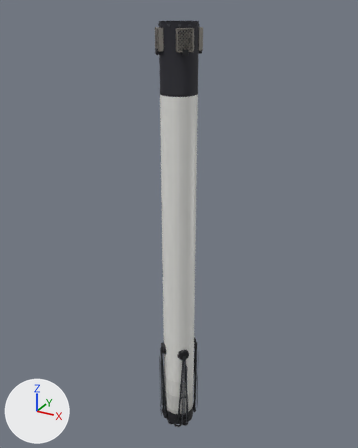
Renders of the glTF model assets/rockets/heron-9/booster.hi.glb from each side of a commit.
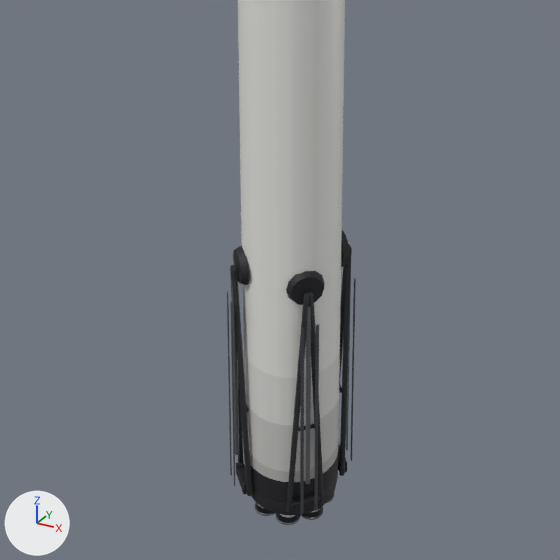
Old and new are each drawn whole from a 50 mm lens placed at (23.6, -42.9, 48.7), pointed at (-0.6, 1.2, 26.7) and again close up on the part from 25% to 73% of the width and 60% to 98% of the height. Arrows for +X, +Y and +Z are at lower left; the lights stay in place. The older version's two pictures come first. Where no turn or scale is listed for an object, it has been applied to the vertices. Vertices at exactly the same position are counted once.

The first close-up shows 'booster.dark', 'booster.hull', 'leg_0.dark', 'leg_0.metal', 'leg_1.dark', 'leg_1.metal', 'leg_3.dark', 'leg_3.metal' and 2 more.
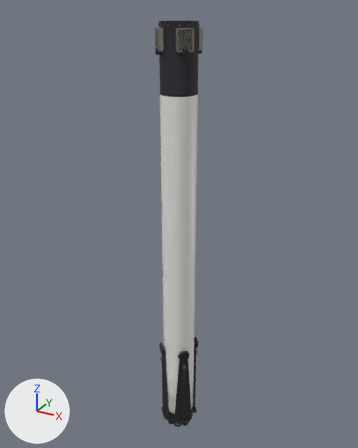
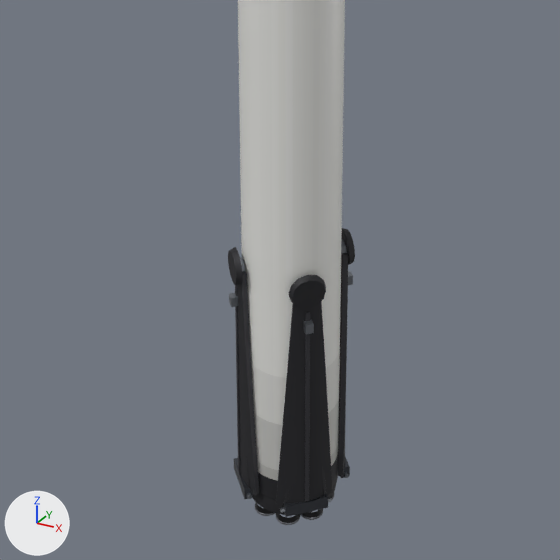
Boxes [x1, y1, x2, y2] around the edits, measured in the close-ups (560 x 560 px; the box of a moved part takes in the faces that stretch with it):
'leg_0.dark', reshaped, moved, rescaled (43% wider)
    before: [286, 271, 325, 515]
    after: [276, 275, 332, 505]
'leg_1.dark', reshaped, moved, rescaled (39% wider)
    before: [230, 245, 252, 496]
    after: [228, 247, 259, 496]
'leg_0.metal', reshaped, moved, rescaled
    before: [300, 307, 319, 514]
    after: [280, 319, 331, 517]
'leg_3.dark', reshaped, moved, rescaled
    before: [338, 230, 352, 476]
    after: [338, 228, 355, 477]
'leg_1.metal', reshaped, moved, rescaled (92% wider, 17% taller)
    before: [227, 279, 239, 486]
    after: [229, 257, 253, 499]
'leg_3.metal', reshaped, moved, rescaled
    before: [346, 278, 356, 461]
    after: [340, 239, 353, 478]
part 1 of me_leg_0_dark, rebuilt
    before: [230, 247, 352, 513]
    after: [284, 307, 345, 503]
part 2 of me_leg_0_dark, added
    after: [235, 253, 348, 505]
part 3 of me_leg_0_dark, added
    after: [235, 286, 310, 502]
part 4 of me_leg_0_dark, deleted
    before: [246, 383, 342, 431]
part 5 of me_leg_0_dark, reshaped
    before: [231, 230, 350, 515]
    after: [228, 228, 355, 309]
part 6 of me_leg_0_metal, added
    after: [234, 457, 350, 517]
part 7 of me_leg_0_metal, added
    after: [247, 472, 349, 513]
part 8 of me_leg_0_metal, added
    after: [229, 271, 353, 334]
part 9 of me_leg_0_metal, moved or reshaped (mostly hidden afterwards)
    before: [227, 278, 356, 514]
    after: [240, 239, 347, 272]

The change, as a list of edits to the scene's bpy script:
```text
Change me_leg_0_dark:
    used by ob_leg_0_dark; parent = ob_leg_0; location = (0.18, 0.0, 5.537); scale = (5.54, 5.54, 5.54)
    remove me_leg_0_dark.from_pydata(...)  # 164 vertices, 308 faces; spans x -0.05..0.05, y -0.13..0.13, z -1.0..1.0
    add me_leg_0_dark.from_pydata(...)  # 240 vertices, 456 faces; spans x -0.06..0.06, y -0.21..0.21, z -1.0..1.0
    me_leg_0_dark part 1: the loose piece of 38 vertices spanning x -0.05..0.05, y -0.13..0.01, z -1.0..0.87 is rebuilt with 38 vertices and now spans x -0.03..0.02, y -0.16..0.0, z -1.0..0.81
    me_leg_0_dark part 2: a new loose piece of 76 vertices spanning x -0.06..0.03, y -0.21..0.21, z -0.99..0.87, in mat_or_dark
    me_leg_0_dark part 3: a new loose piece of 24 vertices spanning x 0.03..0.04, y -0.01..0.01, z -0.95..0.7, in mat_or_dark
    me_leg_0_dark part 4: the loose piece of 38 vertices spanning x -0.04..-0.02, y -0.07..0.07, z -0.3..-0.28 is deleted
    me_leg_0_dark part 5: 87 vertices removed from x -0.05..0.05, y -0.13..0.13, z -1.0..1.0; 25 vertices added at x 0.02..0.06, y -0.13..0.13, z 0.74..1.0
    other edits to the shape of me_leg_0_dark do not show in these pictures
Change me_leg_0_metal:
    used by ob_leg_0_metal; parent = ob_leg_0; location = (0.392, 0.0, 5.041); scale = (4.78, 4.78, 4.78)
    remove me_leg_0_metal.from_pydata(...)  # 30 vertices, 48 faces; spans x -0.03..0.03, y -0.07..0.07, z -1.0..1.0
    add me_leg_0_metal.from_pydata(...)  # 48 vertices, 80 faces; spans x -0.05..0.05, y -0.19..0.19, z -1.0..1.0
    me_leg_0_metal part 6: a new loose piece, a box spanning x -0.053..0.011, y -0.158..0.158, z -1.0..-0.906, in mat_or_metal
    me_leg_0_metal part 7: a new loose piece, a 6-sided cylinder along y spanning x -0.038..-0.004, y -0.188..0.188, z -0.977..-0.948, in mat_or_metal
    me_leg_0_metal part 8: a new loose piece, a box spanning x -0.004..0.053, y -0.028..0.028, z 0.634..0.709, in mat_or_metal
    me_leg_0_metal part 9
    29 vertices are removed from x -0.03..0.03, y -0.07..0.07, z -1.0..1.0
    48 faces are deleted
    17 vertices are added at x -0.04..-0.01, y -0.06..0.06, z 0.88..1.0
    32 new faces join them
Change ob_leg_0_dark:
    ob_leg_0_dark.location: (0.18, 0.0, 5.537) -> (0.0603, 0.0, 5.677)
    ob_leg_0_dark.scale: (5.54, 5.54, 5.54) -> (5.38, 5.38, 5.38)
Change ob_leg_0_metal:
    ob_leg_0_metal.location: (0.392, 0.0, 5.041) -> (0.209, 0.0, 5.32)
    ob_leg_0_metal.scale: (4.78, 4.78, 4.78) -> (5.32, 5.32, 5.32)
Change ob_leg_1_dark:
    ob_leg_1_dark.location: (0.18, 0.0, 5.537) -> (0.0603, 0.0, 5.677)
    ob_leg_1_dark.scale: (5.54, 5.54, 5.54) -> (5.38, 5.38, 5.38)
Change ob_leg_1_metal:
    ob_leg_1_metal.location: (0.392, 0.0, 5.041) -> (0.209, 0.0, 5.32)
    ob_leg_1_metal.scale: (4.78, 4.78, 4.78) -> (5.32, 5.32, 5.32)
Change ob_leg_3_dark:
    ob_leg_3_dark.location: (0.18, 0.0, 5.537) -> (0.0603, 0.0, 5.677)
    ob_leg_3_dark.scale: (5.54, 5.54, 5.54) -> (5.38, 5.38, 5.38)
Change ob_leg_3_metal:
    ob_leg_3_metal.location: (0.392, 0.0, 5.041) -> (0.209, 0.0, 5.32)
    ob_leg_3_metal.scale: (4.78, 4.78, 4.78) -> (5.32, 5.32, 5.32)
```
